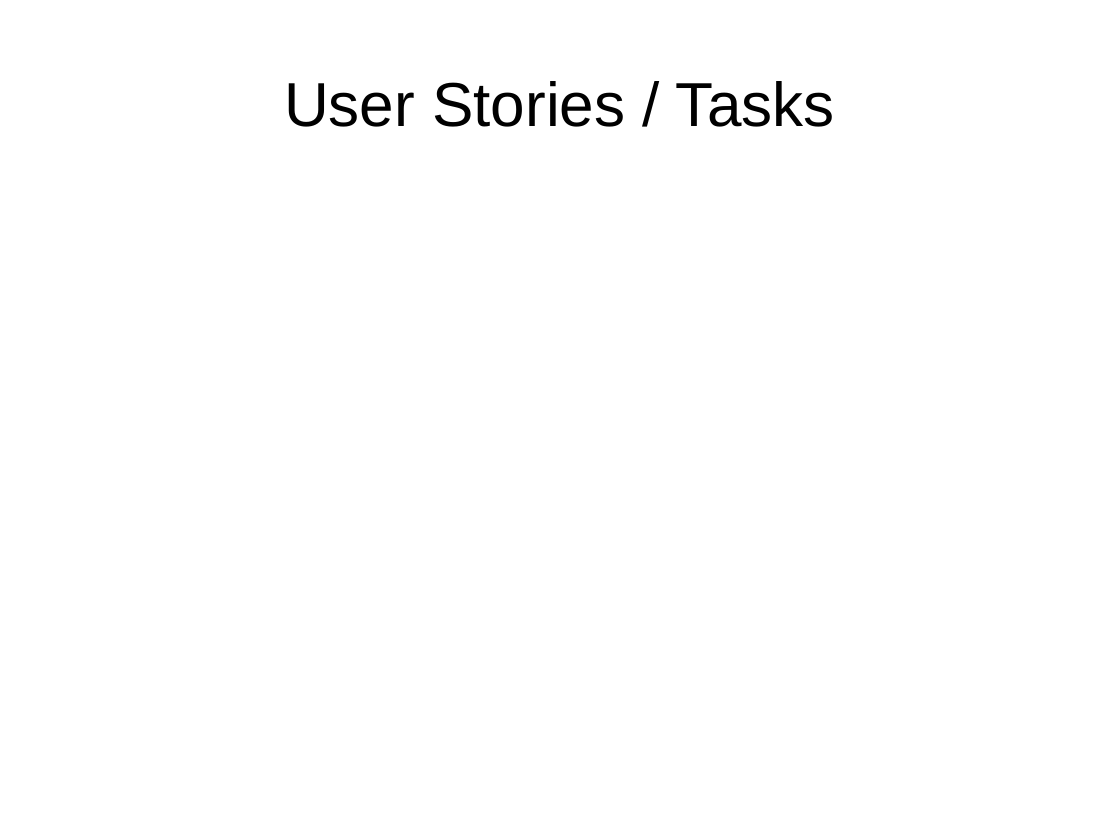
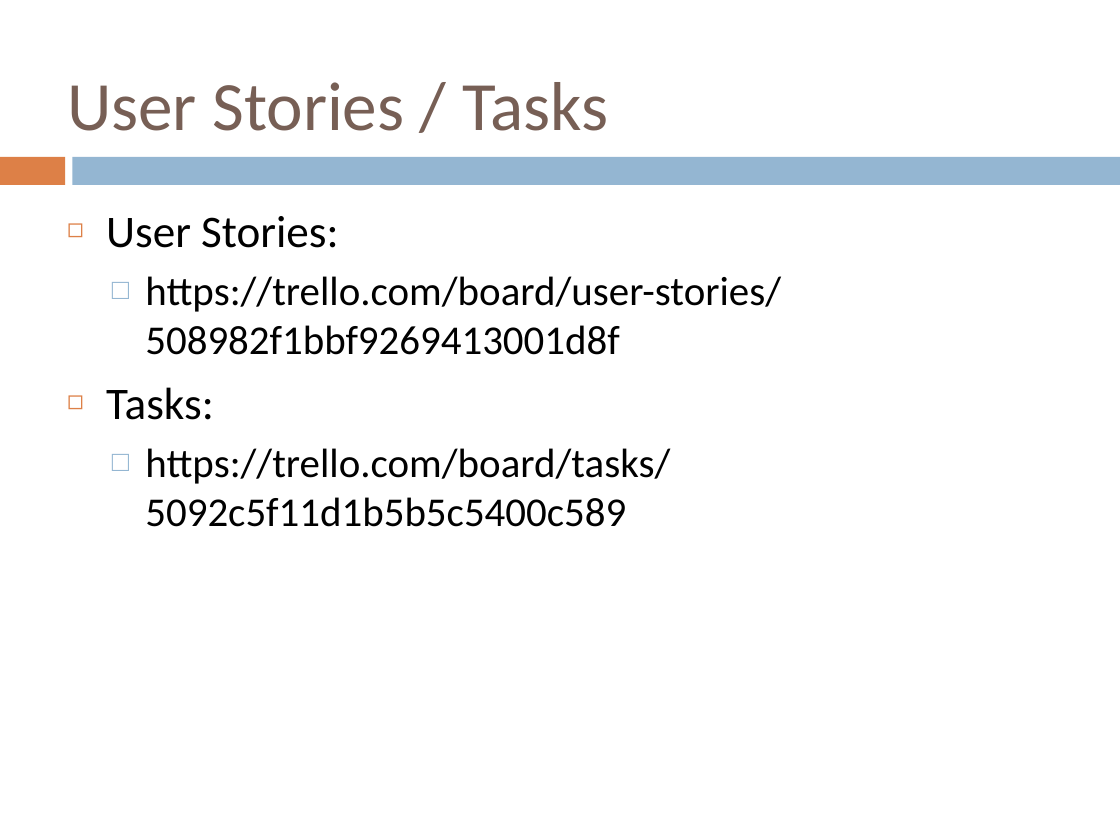
Before and after one commit to delsener/ch.zhaw.mdp.fallstudie, a slide deck: slide 4 of presentation/jmail_presentation.ppt. Drawn at 1120x840 pixels with LibreOffice and Linux fonts; fonts in the diff are those of the drawing; background and template pictures are left out. Boxes give left, top, right and bottom in pixels: in the first picture for what was removed or moved away, otherwise in the second. Text is boxed around its words. In the diff, an @@ line names an element or a change of style, - is before the commit and + after.

```diff
--- a/presentation/jmail_presentation.ppt
+++ b/presentation/jmail_presentation.ppt
@@ title "User Stories / Tasks" at [67,82,608,131]: size 44 to 49 pt, font Arial to Calibri, text colour #000000 to #775F55; alignment centre to left; line spacing 0.93 to 1 @@
@@ rectangle added at [0,157,65,185], fill #DD8047 @@
@@ rectangle added at [72,157,1120,185], fill #94B6D2 @@
@@ text added at [106,216,781,527], 29 pt, text #000000 @@
+◻ User Stories:
+  □ https://trello.com/board/user-stories/508982f1bbf9269413001d8f
+◻ Tasks:
+  □ https://trello.com/board/tasks/5092c5f11d1b5b5c5400c589
```
Also in this commit, not shown: 6 other slides changed, 5 slides added, 2 slides removed.
